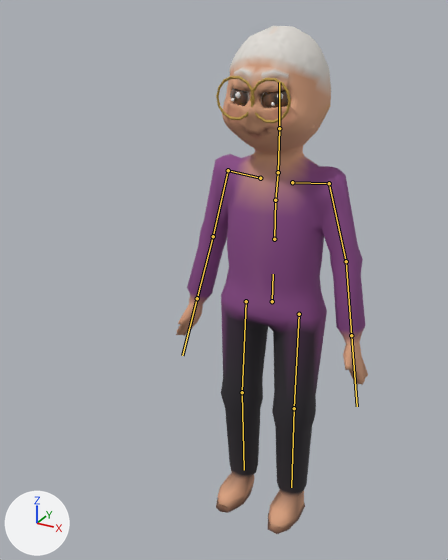
An edit to the glTF model assets/models/nguoi/basau.glb, drawn before and after from the same camera.
Both versions are drawn from a 50 mm camera at (0.649, -1.466, 1.487) aimed at (-0.094, -0.114, 0.811). Lighting does not change. The marker at lower left points along +X, +Y and +Z. The older version comes first. The bones that change, and the others that lie on the model, are drawn over the model as lines.

In view in the first picture: 'Nguoi_basau'.
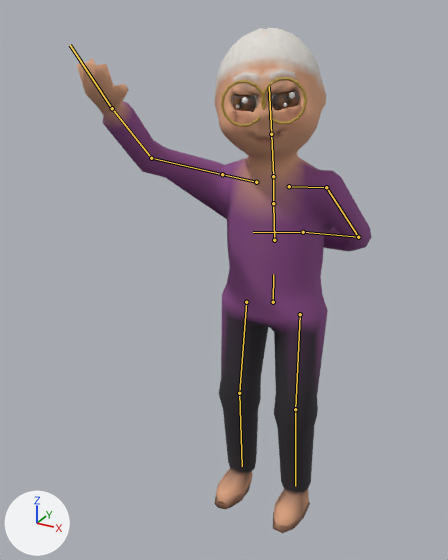
The newer file adds an action. The first version stands in its rest pose; the second is drawn at frame 6 of the action 'chi_gian'.

Changed parts and their boxes [x1, y1, x2, y2] in the pictures (448 x 560 px):
'Nguoi_basau', posed (53% wider)
    before: [176, 26, 368, 534]
    after: [76, 28, 371, 533]
bone 'hips', root to tip
    before: (272, 301) to (273, 274)
    after: (273, 302) to (273, 274)
bone 'spine', root to tip
    before: (274, 239) to (275, 200)
    after: (274, 240) to (273, 203)
bone 'chest', root to tip
    before: (275, 200) to (278, 173)
    after: (273, 203) to (273, 177)
bone 'upperarm.L', root to tip
    before: (329, 183) to (346, 261)
    after: (326, 187) to (358, 237)
bone 'forearm.L', root to tip
    before: (346, 261) to (351, 335)
    after: (358, 237) to (303, 232)
bone 'hand.L', root to tip
    before: (351, 335) to (357, 406)
    after: (303, 232) to (253, 232)
bone 'upperarm.R', root to tip
    before: (228, 170) to (213, 236)
    after: (222, 174) to (151, 158)
bone 'forearm.R', root to tip
    before: (213, 236) to (197, 298)
    after: (151, 158) to (112, 108)
bone 'hand.R', root to tip
    before: (197, 298) to (182, 355)
    after: (112, 108) to (70, 45)
bone 'neck', root to tip
    before: (278, 172) to (279, 128)
    after: (273, 176) to (271, 134)
bone 'head', root to tip
    before: (279, 128) to (279, 82)
    after: (271, 134) to (269, 86)
bone 'thigh.L', root to tip
    before: (299, 314) to (294, 408)
    after: (300, 314) to (295, 409)
bone 'shin.L', root to tip
    before: (294, 408) to (291, 487)
    after: (295, 409) to (295, 486)
bone 'thigh.R', root to tip
    before: (246, 301) to (242, 392)
    after: (246, 302) to (239, 393)
bone 'shin.R', root to tip
    before: (242, 392) to (244, 470)
    after: (239, 393) to (242, 466)

What the commit changed:
Bone 'hips' (bone_hips) moves from (0.0, 0.0, 0.0) to (0.002, -0.001, 0.0).
Bone 'hips' (bone_hips) turns from (0, 0, 0) to (1, 0, 0) degrees about its own x, y and z.
Bone 'spine' (bone_spine) turns from (0, 0, 0) to (8, 0, 0) degrees about its own x, y and z.
Bone 'chest' (bone_chest) turns from (0, 0, 0) to (1, 1, 0) degrees about its own x, y and z.
Bone 'upperarm.L' (bone_upperarm_l) turns from (0, 0, 0) to (23, 0, -2) degrees about its own x, y and z.
Bone 'forearm.L' (bone_forearm_l) turns from (0, 0, 0) to (20, -16, 79) degrees about its own x, y and z.
Bone 'hand.L' (bone_hand_l) turns from (0, 0, 0) to (-6, 10, 0) degrees about its own x, y and z.
Bone 'upperarm.R' (bone_upperarm_r) turns from (0, 0, 0) to (-72, 42, 55) degrees about its own x, y and z.
Bone 'forearm.R' (bone_forearm_r) turns from (0, 0, 0) to (-24, 2, 16) degrees about its own x, y and z.
Bone 'hand.R' (bone_hand_r) turns from (0, 0, 0) to (-6, -10, 0) degrees about its own x, y and z.
Bone 'neck' (bone_neck) turns from (0, 0, 0) to (1, 2, 0) degrees about its own x, y and z.
Bone 'head' (bone_head) turns from (0, 0, 0) to (-13, 17, 0) degrees about its own x, y and z.
Bone 'thigh.L' (bone_thigh_l) turns from (0, 0, 0) to (-2, 0, -1) degrees about its own x, y and z.
Bone 'shin.L' (bone_shin_l) turns from (0, 0, 0) to (3, 0, 0) degrees about its own x, y and z.
Bone 'thigh.R' (bone_thigh_r) turns from (0, 0, 0) to (-3, 0, 1) degrees about its own x, y and z.
Bone 'shin.R' (bone_shin_r) turns from (0, 0, 0) to (4, 0, 0) degrees about its own x, y and z.
